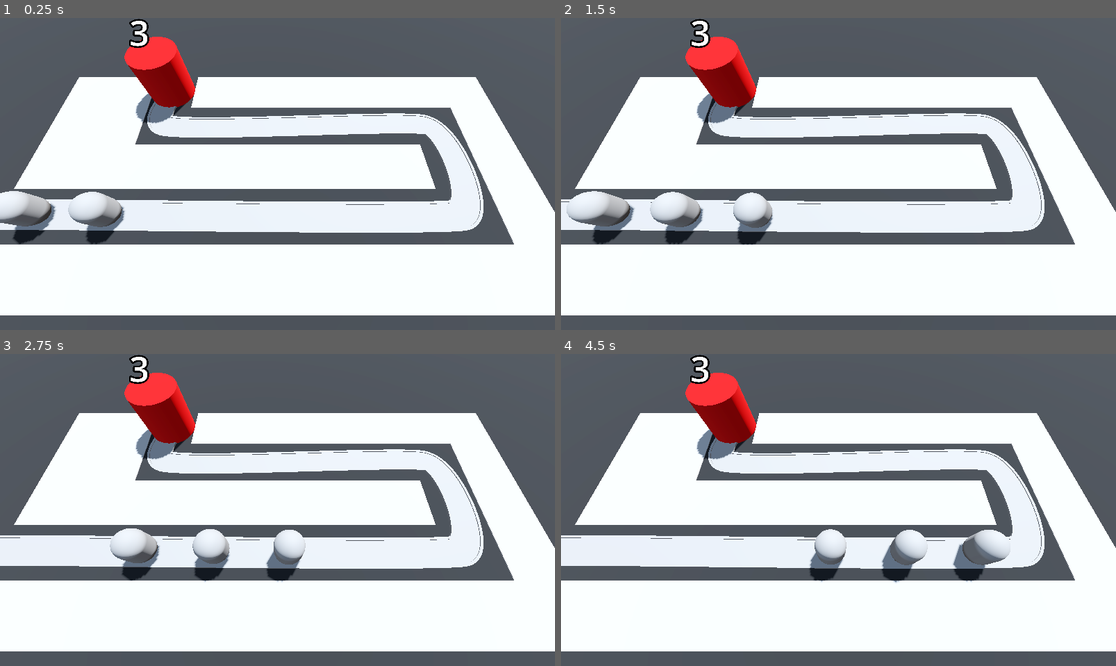
Above: before the commit, frames 1-4 (two rows, left to right).
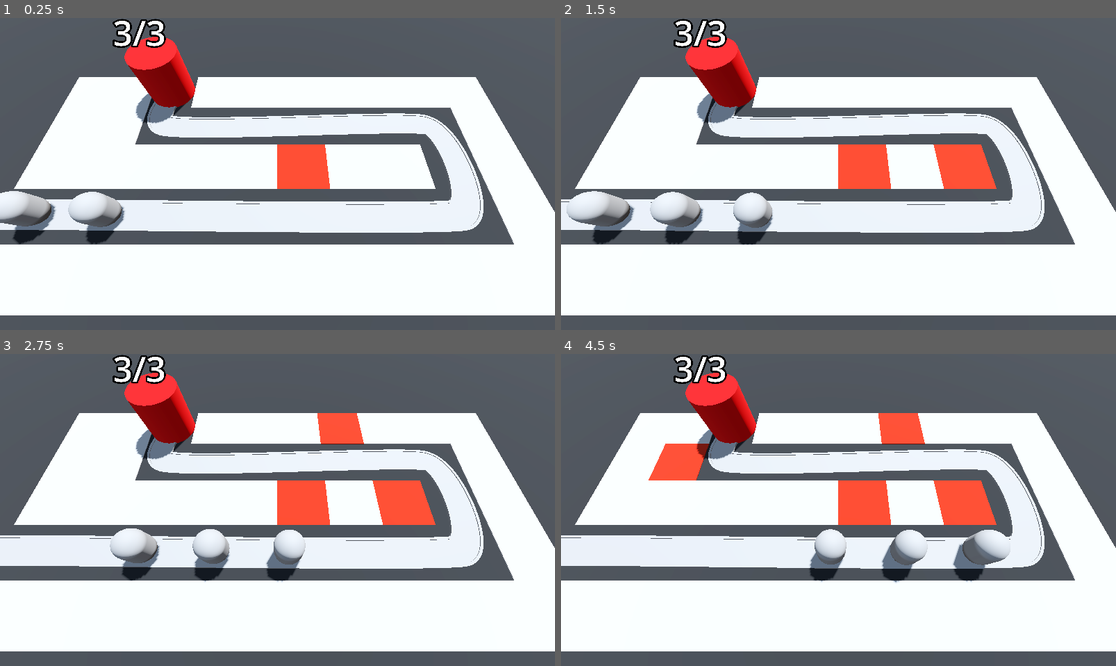
Above: after the commit, the same moments.

Repository: MateuszKosowski/Barbarian-Tower-Defense
Game: Godot game, scene res://Scenes/BaseLvl.tscn
Same seed, same stepped clock (60 frames per second), same inputs: the game is played once before the commit and once after it.
Inputs (mouse positions are in pixels of both pictures, inside the frame that each line leads up to):
- Up to frame 1 (0.25 s): no input
- Up to frame 2 (1.5 s): move the mouse to (960, 158) at 0.52 s; move the mouse to (727, 189) at 1.27 s
- Up to frame 3 (2.75 s): move the mouse to (333, 441) at 2.02 s
- Up to frame 4 (4.5 s): move the mouse to (810, 572) at 2.77 s; move the mouse to (1005, 556) at 3.52 s; move the mouse to (672, 463) at 4.27 s

The runs differ from the first frame. In frame 1, 1.9% of the frame differs, in the area x 20-60%, y 0-55%; in frame 2, 3.2%; in frame 3, 4.0%; in frame 4, 4.9%, in the area x 15-79%, y 0-55%.

Commit message:
Add RayCast

Diff:
--- a/Scenes/Base/base.gd
+++ b/Scenes/Base/base.gd
@@ -1,12 +1,16 @@
 extends Node3D
 
 @onready var label_3d: Label3D = $Label3D
-
 @export var max_hp: int = 3
+var color_step: float = 1.0/max_hp
+var color_progress: float = 0
 var current_hp: int:
 	set(hp_in):
 		current_hp = hp_in
-		label_3d.text = str(current_hp)
+		label_3d.text = str(current_hp) + "/" + str(max_hp)
+		if current_hp != max_hp:
+			color_progress += color_step
+			label_3d.modulate = Color.WHITE.lerp(Color.RED, color_progress)
 		if current_hp < 1:
 			get_tree().reload_current_scene()
 
--- a/Scenes/BaseLvl.tscn
+++ b/Scenes/BaseLvl.tscn
@@ -1,5 +1,6 @@
-[gd_scene load_steps=9 format=3 uid="uid://c2rwh2jkn8pn1"]
+[gd_scene load_steps=10 format=3 uid="uid://c2rwh2jkn8pn1"]
 
+[ext_resource type="PackedScene" uid="uid://coemyyu7kfwjo" path="res://Scenes/RayPickerCamera/ray_pick_camera.tscn" id="1_nda0l"]
 [ext_resource type="MeshLibrary" uid="uid://w1r1yu7eorj8" path="res://MeshLibraries/SpaceLib.tres" id="1_q5k2q"]
 [ext_resource type="PackedScene" uid="uid://b5f4u1bvar021" path="res://Scenes/Enemy/Enemy.tscn" id="2_seqym"]
 [ext_resource type="PackedScene" uid="uid://coayh1fw170fb" path="res://Scenes/Base/base.tscn" id="3_gnxop"]
@@ -41,8 +42,8 @@
 size = Vector3(100, 2, 100)
 material = SubResource("StandardMaterial3D_hrl7y")
 
-[node name="Camera3D" type="Camera3D" parent="."]
-transform = Transform3D(1, 0, 0, 0, 0.422618, 0.906308, 0, -0.906308, 0.422618, 0, 14.5, 9.5)
+[node name="RayPickCamera" parent="." node_paths=PackedStringArray("gridmap") instance=ExtResource("1_nda0l")]
+gridmap = NodePath("../GridMap")
 
 [node name="GridMap" type="GridMap" parent="."]
 mesh_library = ExtResource("1_q5k2q")
@@ -101,7 +102,7 @@
 progress = 10.0
 
 [node name="Enemy2" parent="Path3D" instance=ExtResource("2_seqym")]
-transform = Transform3D(-0.00572064, 0, -0.999964, 0, 1, 0, 0.999964, 0, -0.00572064, -18.0014, 0, 5.95805)
+transform = Transform3D(-0.00572063, 0, -0.999964, 0, 1, 0, 0.999964, 0, -0.00572063, -18.0014, 0, 5.95805)
 progress = 5.0
 
 [node name="Enemy3" parent="Path3D" instance=ExtResource("2_seqym")]
--- /dev/null
+++ b/Scenes/RayPickerCamera/ray_pick_camera.gd
@@ -0,0 +1,19 @@
+extends Camera3D
+
+# Export this variable to get access by the inspector
+@export var gridmap: GridMap
+
+@onready var ray_cast_3d: RayCast3D = $RayCast3D
+
+func _process(delta: float) -> void:
+	var mouse_position: Vector2 = get_viewport().get_mouse_position()
+	ray_cast_3d.target_position = project_local_ray_normal(mouse_position) * 100.0 #Default range is 1m
+	ray_cast_3d.force_raycast_update()
+
+	if ray_cast_3d.is_colliding():
+		var collider = ray_cast_3d.get_collider()
+		if collider is GridMap:
+			var collision_point = ray_cast_3d.get_collision_point()
+			var cell = gridmap.local_to_map(collision_point)
+			if gridmap.get_cell_item(cell) == 0:
+				gridmap.set_cell_item(cell, 1)
--- /dev/null
+++ b/Scenes/RayPickerCamera/ray_pick_camera.tscn
@@ -0,0 +1,10 @@
+[gd_scene load_steps=2 format=3 uid="uid://coemyyu7kfwjo"]
+
+[ext_resource type="Script" path="res://Scenes/RayPickerCamera/ray_pick_camera.gd" id="1_pdmv3"]
+
+[node name="RayPickCamera" type="Camera3D"]
+transform = Transform3D(1, 0, 0, 0, 0.422618, 0.906308, 0, -0.906308, 0.422618, 0, 14.5, 9.5)
+script = ExtResource("1_pdmv3")
+
+[node name="RayCast3D" type="RayCast3D" parent="."]
+target_position = Vector3(0, 0, -2)
Not shown: 4 places in MeshLibraries/SpaceLib.tres that only renumber resources
